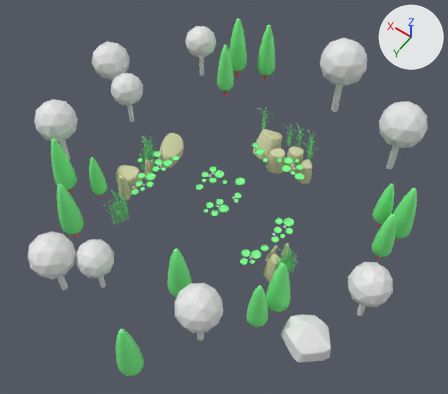
An edit to the glTF model public/Environment.glb, drawn before and after from the same camera.
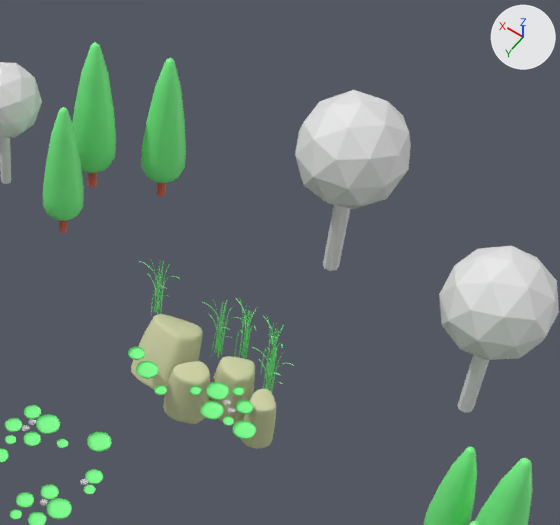
The first picture shows the older version from a 50 mm camera at (-21.6, 29.0, 47.1) aimed at (-1.7, 1.2, 3.5). The close-ups show the older and then the newer version on the part from 45% to 96% of the width and 0% to 55% of the height of that picture. Only the edits that show in the close-ups are written down. Every picture has the same lights, and +X, +Y and +Z are marked at upper right. Where no turn or scale is listed for an object, it has been applied to the vertices.

The first close-up shows 'BirchTree', 'BirchTree.001', 'BirchTree.002', 'PineTree.007', 'PineTree.008', 'PineTree.009', 'PineTree.010', 'PineTree.014', 'StoneRound.003', 'StoneRound.004', 'StoneRound.005', 'StoneRound.006' and 30 more.
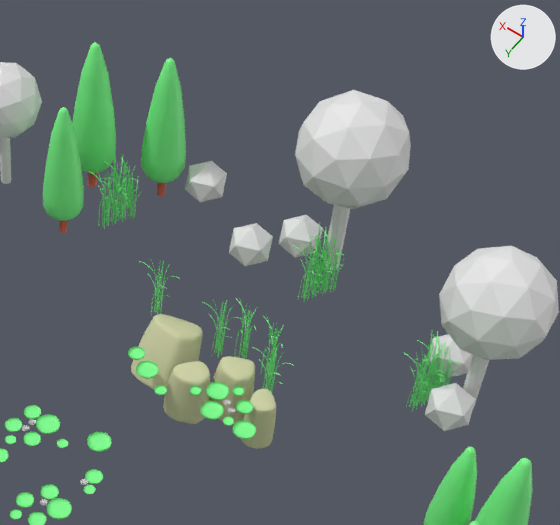
Location of each change, [x1, y1, x2, y2] in pixels of the close-ups (560 x 525 px):
'bushes.011', added: after [425, 383, 476, 431]
'bushes.007', added: after [229, 223, 273, 266]
'bushes.008', added: after [185, 161, 227, 202]
'bushes.009', added: after [279, 215, 323, 258]
'bushes.010', added: after [429, 334, 473, 379]
'TallGrass.048', added: after [404, 353, 443, 412]
'TallGrass.041', added: after [293, 243, 329, 302]
'TallGrass.062', added: after [88, 168, 121, 229]
'TallGrass.050', added: after [417, 340, 459, 400]
'TallGrass.043', added: after [308, 233, 344, 292]
'TallGrass.049', added: after [414, 331, 442, 393]
'TallGrass.064', added: after [104, 160, 137, 219]
'TallGrass.045', added: after [318, 252, 342, 295]
'TallGrass.051', added: after [416, 362, 445, 408]
'TallGrass.042', added: after [302, 222, 328, 287]
'TallGrass.061', added: after [122, 173, 142, 219]
'TallGrass.065', added: after [101, 179, 125, 224]
'TallGrass.040', added: after [326, 247, 344, 292]
'TallGrass.066', added: after [109, 177, 135, 222]
'TallGrass.044', added: after [305, 253, 330, 299]
'TallGrass.063', added: after [101, 151, 127, 211]
'TallGrass.060', added: after [121, 157, 136, 209]
'TallGrass.052', added: after [426, 357, 457, 402]
'TallGrass.047', added: after [439, 353, 453, 387]
'TallGrass.046', added: after [427, 335, 451, 386]

The change, as a list of edits to the scene's bpy script:
```text
Add ob_bushes_011:
    ob_bushes_011 = bpy.data.objects.new('bushes.011', me_icosphere_049)  # an icosphere of 20 faces spanning x -0.89..0.89, y -0.85..0.85, z -1.0..1.0
    ob_bushes_011.location = (-11.42, -11.16, 2.41)
Add ob_bushes_010:
    ob_bushes_010 = bpy.data.objects.new('bushes.010', me_icosphere_049.copy())
    ob_bushes_010.location = (-10.23, -13.64, 2.41)
Add ob_bushes_009:
    ob_bushes_009 = bpy.data.objects.new('bushes.009', me_icosphere_049.copy())
    ob_bushes_009.location = (-1.9, -16.15, 2.41)
Add ob_bushes_008:
    ob_bushes_008 = bpy.data.objects.new('bushes.008', me_icosphere_049.copy())
    ob_bushes_008.location = (3.26, -16.76, 2.41)
Add ob_bushes_007:
    ob_bushes_007 = bpy.data.objects.new('bushes.007', me_icosphere_049.copy())
    ob_bushes_007.location = (-0.43, -14.47, 2.41)
Add ob_tallgrass_066:
    ob_tallgrass_066 = bpy.data.objects.new('TallGrass.066', me_mesh_084.copy())  # the mesh of ob_tallgrass_023
    ob_tallgrass_066.location = (5.58, -13.78, 1.2)
Add ob_tallgrass_065:
    ob_tallgrass_065 = bpy.data.objects.new('TallGrass.065', me_mesh_083.copy())  # the mesh of ob_tallgrass_022
    ob_tallgrass_065.location = (5.92, -13.56, 0.99)
Add ob_tallgrass_064:
    ob_tallgrass_064 = bpy.data.objects.new('TallGrass.064', me_mesh_082.copy())  # the mesh of ob_tallgrass_021
    ob_tallgrass_064.location = (5.91, -14.06, 0.97)
Add ob_tallgrass_063:
    ob_tallgrass_063 = bpy.data.objects.new('TallGrass.063', me_mesh_081.copy())  # the mesh of ob_tallgrass_020
    ob_tallgrass_063.location = (6.28, -14.09, 0.97)
Add ob_tallgrass_062:
    ob_tallgrass_062 = bpy.data.objects.new('TallGrass.062', me_mesh_080.copy())  # the mesh of ob_tallgrass_019
    ob_tallgrass_062.location = (6.12, -13.21, 0.97)
Add ob_tallgrass_061:
    ob_tallgrass_061 = bpy.data.objects.new('TallGrass.061', me_mesh_079.copy())  # the mesh of ob_tallgrass_018
    ob_tallgrass_061.location = (5.46, -14.26, 0.97)
Add ob_tallgrass_060:
    ob_tallgrass_060 = bpy.data.objects.new('TallGrass.060', me_mesh_078.copy())  # the mesh of ob_tallgrass_017
    ob_tallgrass_060.location = (5.99, -14.73, 0.97)
Add ob_tallgrass_052:
    ob_tallgrass_052 = bpy.data.objects.new('TallGrass.052', me_mesh_084.copy())  # the mesh of ob_tallgrass_023
    ob_tallgrass_052.location = (-10.45, -12.16, 1.2)
Add ob_tallgrass_051:
    ob_tallgrass_051 = bpy.data.objects.new('TallGrass.051', me_mesh_083.copy())  # the mesh of ob_tallgrass_022
    ob_tallgrass_051.location = (-10.11, -11.93, 0.99)
Add ob_tallgrass_050:
    ob_tallgrass_050 = bpy.data.objects.new('TallGrass.050', me_mesh_082.copy())  # the mesh of ob_tallgrass_021
    ob_tallgrass_050.location = (-10.12, -12.43, 0.97)
Add ob_tallgrass_049:
    ob_tallgrass_049 = bpy.data.objects.new('TallGrass.049', me_mesh_081.copy())  # the mesh of ob_tallgrass_020
    ob_tallgrass_049.location = (-9.74, -12.47, 0.97)
Add ob_tallgrass_048:
    ob_tallgrass_048 = bpy.data.objects.new('TallGrass.048', me_mesh_080.copy())  # the mesh of ob_tallgrass_019
    ob_tallgrass_048.location = (-9.91, -11.58, 0.97)
Add ob_tallgrass_047:
    ob_tallgrass_047 = bpy.data.objects.new('TallGrass.047', me_mesh_079.copy())  # the mesh of ob_tallgrass_018
    ob_tallgrass_047.location = (-10.57, -12.64, 0.97)
Add ob_tallgrass_046:
    ob_tallgrass_046 = bpy.data.objects.new('TallGrass.046', me_mesh_078.copy())  # the mesh of ob_tallgrass_017
    ob_tallgrass_046.location = (-10.04, -13.1, 0.97)
Add ob_tallgrass_045:
    ob_tallgrass_045 = bpy.data.objects.new('TallGrass.045', me_mesh_084.copy())  # the mesh of ob_tallgrass_023
    ob_tallgrass_045.location = (-3.8, -15.14, 0.98)
Add ob_tallgrass_044:
    ob_tallgrass_044 = bpy.data.objects.new('TallGrass.044', me_mesh_083.copy())  # the mesh of ob_tallgrass_022
    ob_tallgrass_044.location = (-3.46, -14.91, 0.78)
Add ob_tallgrass_043:
    ob_tallgrass_043 = bpy.data.objects.new('TallGrass.043', me_mesh_082.copy())  # the mesh of ob_tallgrass_021
    ob_tallgrass_043.location = (-3.47, -15.41, 0.76)
Add ob_tallgrass_042:
    ob_tallgrass_042 = bpy.data.objects.new('TallGrass.042', me_mesh_081.copy())  # the mesh of ob_tallgrass_020
    ob_tallgrass_042.location = (-3.1, -15.44, 0.76)
Add ob_tallgrass_041:
    ob_tallgrass_041 = bpy.data.objects.new('TallGrass.041', me_mesh_080.copy())  # the mesh of ob_tallgrass_019
    ob_tallgrass_041.location = (-3.26, -14.56, 0.76)
Add ob_tallgrass_040:
    ob_tallgrass_040 = bpy.data.objects.new('TallGrass.040', me_mesh_079.copy())  # the mesh of ob_tallgrass_018
    ob_tallgrass_040.location = (-3.92, -15.61, 0.76)
```
